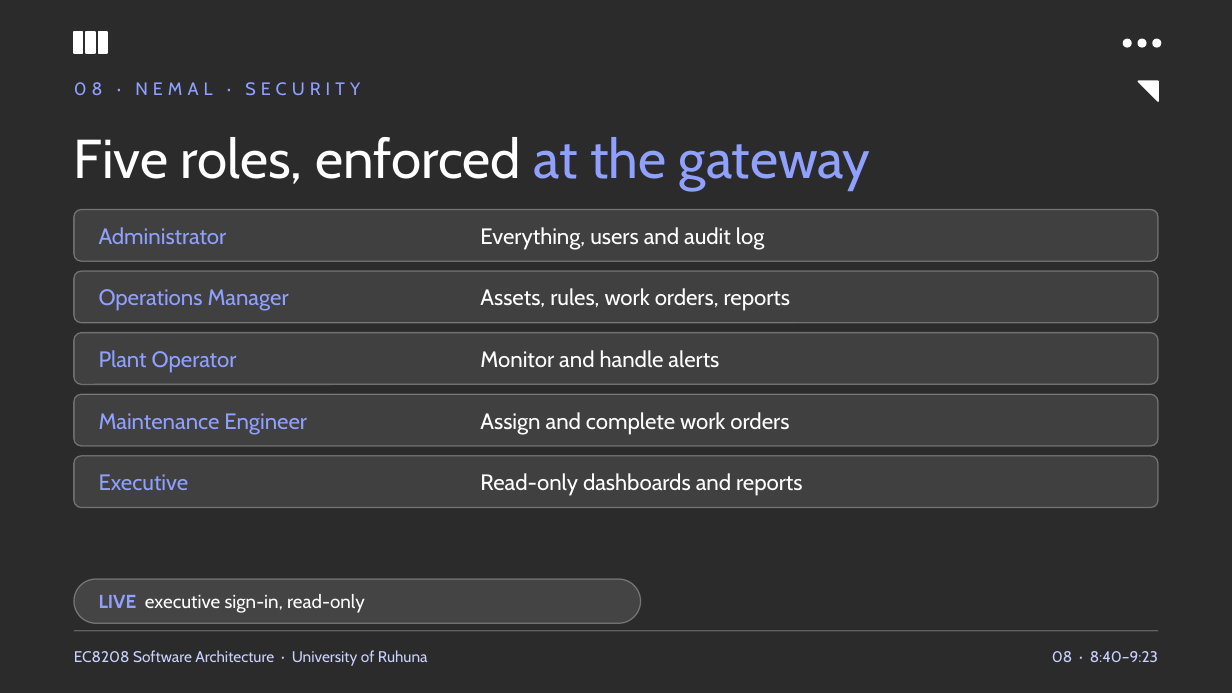
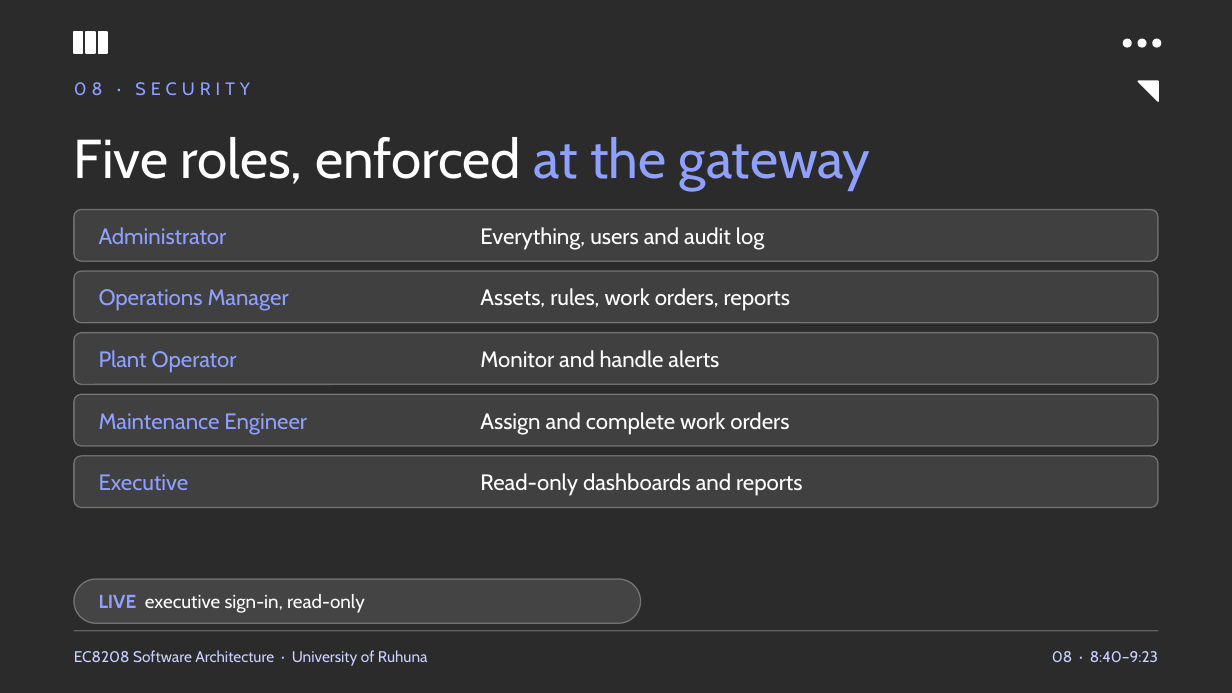
Before and after one commit to CharithManaujayaMUTEC/REOAGMS, a slide deck: slide 8 of deliverables/REOAGMS-Team-Presentation.pptx. Drawn at 1232x693 pixels with LibreOffice and Linux fonts; fonts in the diff are those of the drawing; background and template pictures are left out; a plain dark background stands for a picture behind light text. Boxes give left, top, right and bottom in pixels: in the first picture for what was removed or moved away, otherwise in the second. Text is boxed around its words. In the diff, an @@ line names an element or a change of style, - is before the commit and + after.

```diff
--- a/deliverables/REOAGMS-Team-Presentation.pptx
+++ b/deliverables/REOAGMS-Team-Presentation.pptx
@@ text at [74,82,250,96]: text changed @@
-08 · NEMAL · SECURITY
+08 · SECURITY
```
Also in this commit, not shown: 7 other slides changed, 1 other file.
